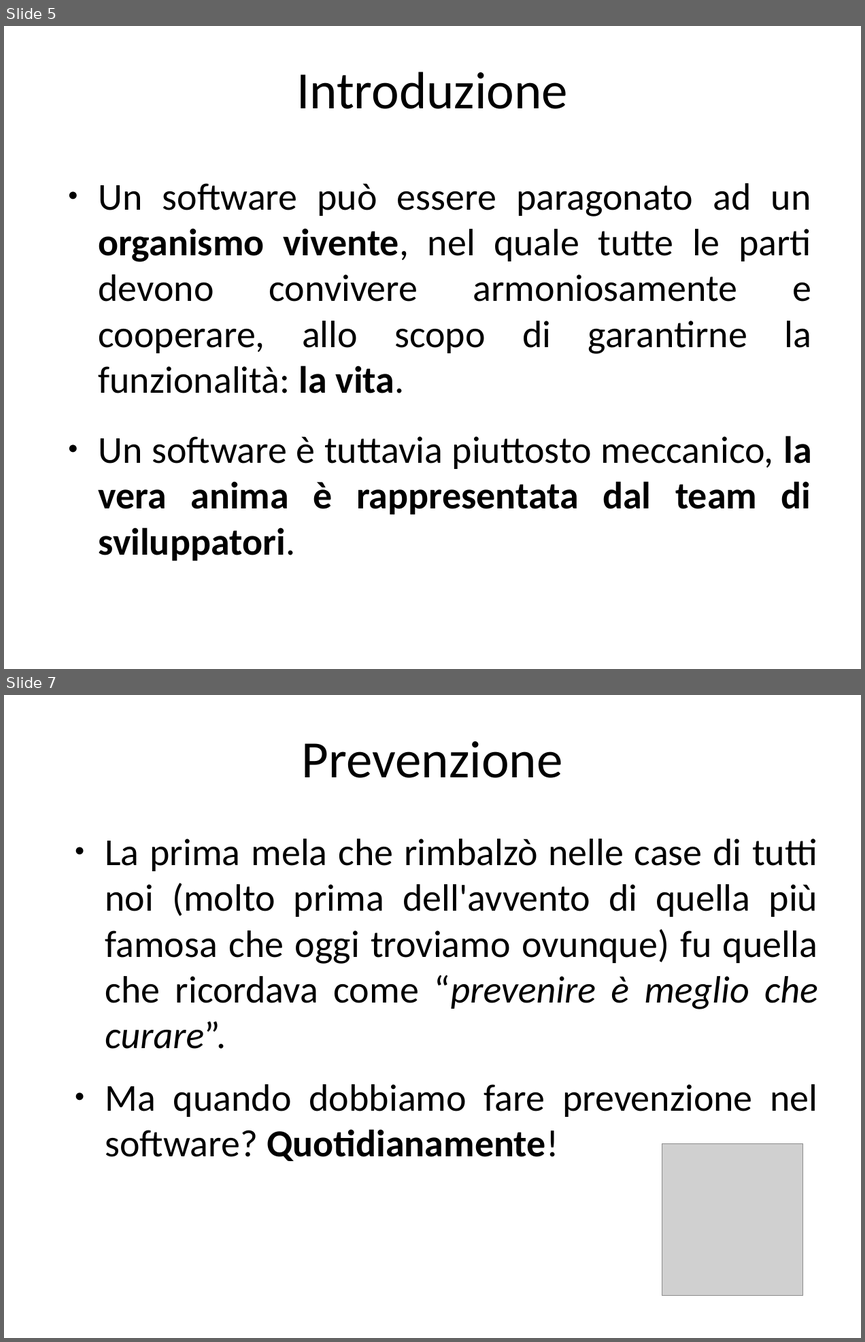
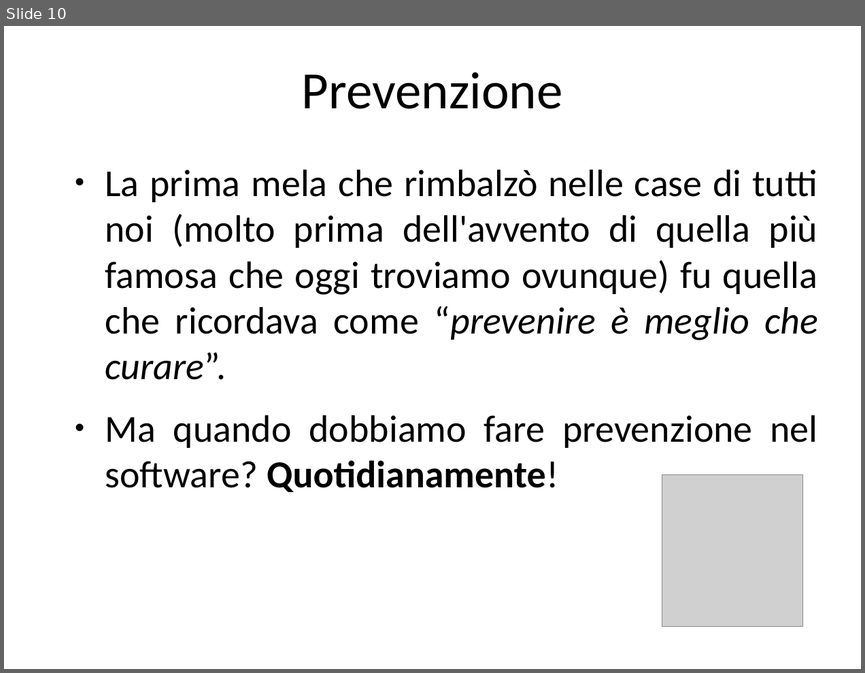
Before and after one commit to guidop/CDays14, a slide deck: CDays14.odp. Shown one above the other, each under a label of ours: slides 5 and 7 before the commit, slide 10 after it; the slides between them are not shown. The pictures are 865x1342 and 865x673 pixels, drawn with LibreOffice and Linux fonts; fonts in the diff are those of the drawing; grey boxes stand for pictures. Boxes give left, top, right and bottom in pixels: in the first picture for what was removed or moved away, otherwise in the second. Text is boxed around its words. In the diff, an @@ line names an element or a change of style, - is before the commit and + after.

```diff
--- a/CDays14.odp
+++ b/CDays14.odp
@@ slide 5 removed at [4, 26, 861, 669], background #FFFFFF @@
@@ title removed at [296, 72, 568, 109] @@
-Introduzione
@@ text removed at [98, 183, 812, 560] @@
-● Un software può essere paragonato ad un organismo vivente, nel quale tutte le parti devono convivere armoniosamente e cooperare, allo scopo di garantirne la funzionalità: la vita.
-● Un software è tuttavia piuttosto meccanico, la vera anima è rappresentata dal team di sviluppatori.
@@ what was slide 7 is now slide 10 @@
```
Also in this commit, not shown: 9 slides added, 5 other slides removed, 10 other files.
